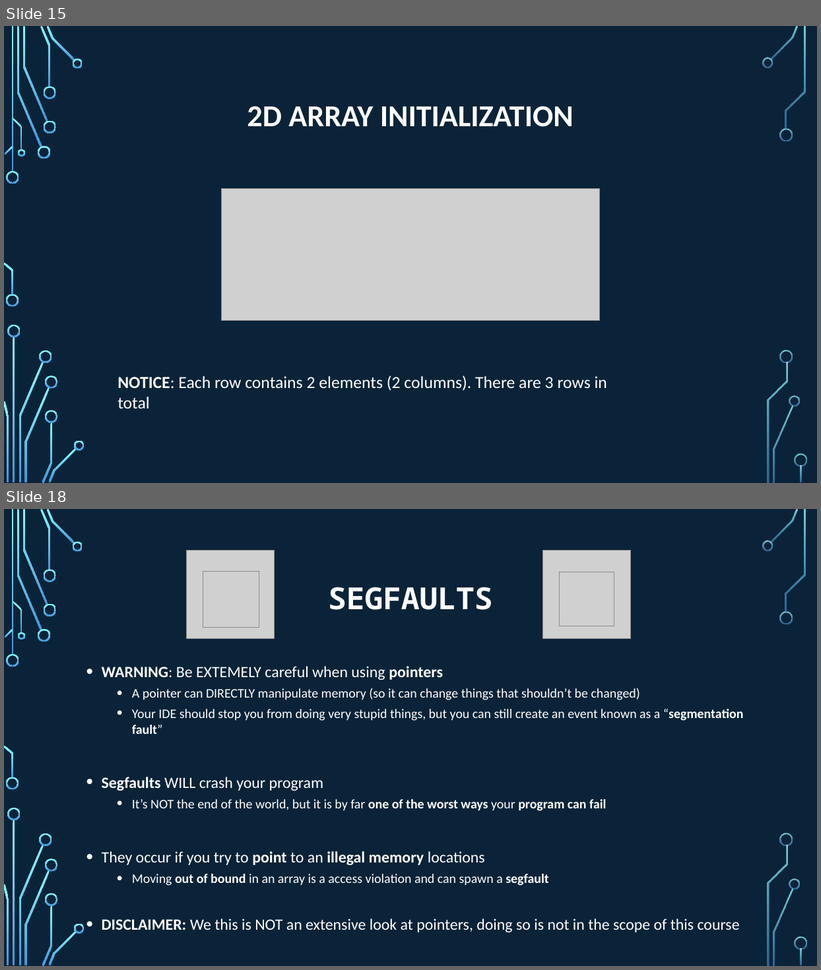
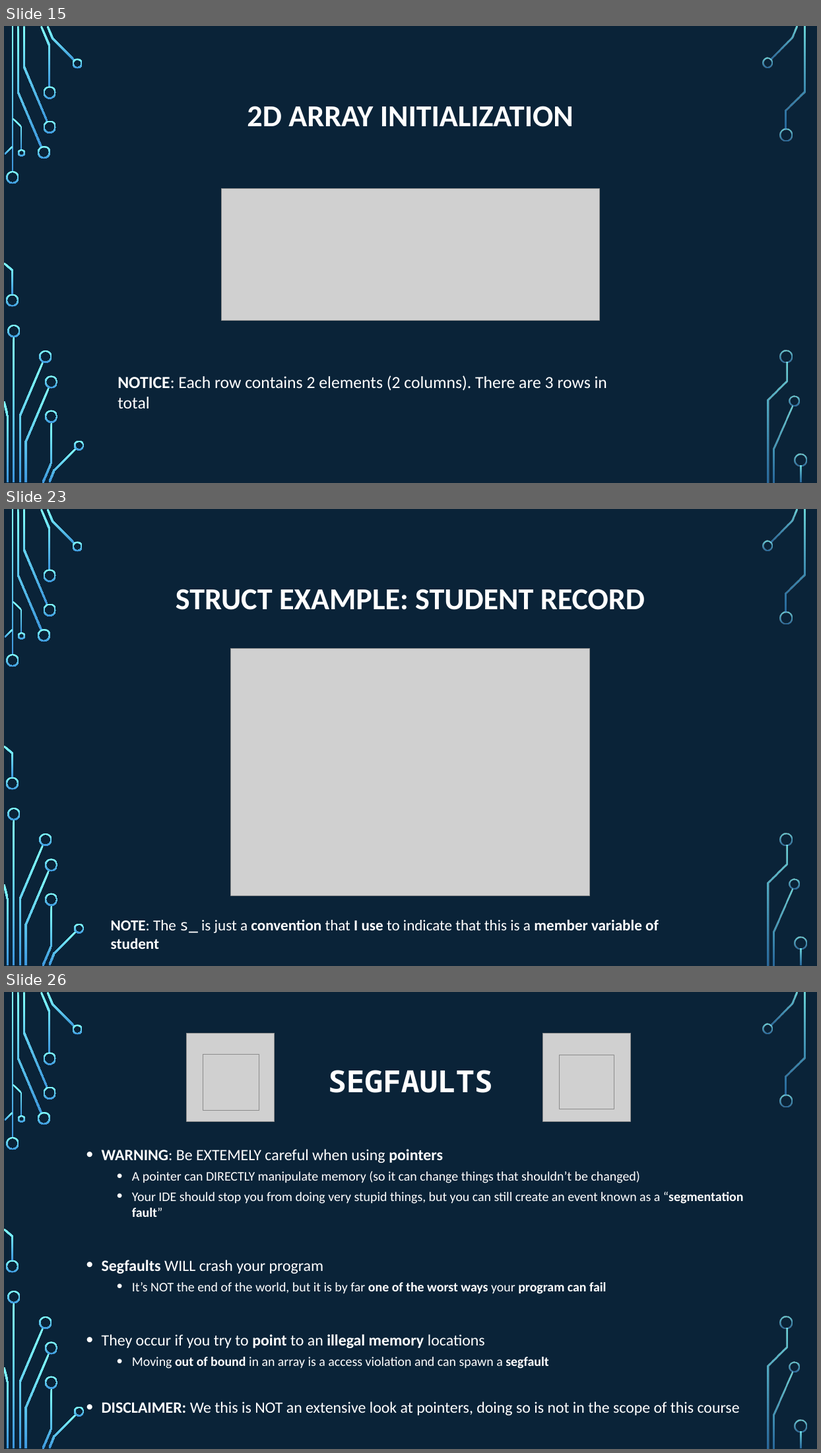
Before and after one commit to psypdt/ZIS_C-_Summer_Course_2019, a slide deck: Day_5/Day_5.pptx. Shown one above the other, each under a label of ours: slides 15 and 18 before the commit, slides 15, 23 and 26 after it; the slides between them are not shown. The pictures are 821x970 and 821x1453 pixels, drawn with LibreOffice and Linux fonts; fonts in the diff are those of the drawing; grey boxes stand for pictures; background and template pictures are left out. Boxes give left, top, right and bottom in pixels: in the first picture for what was removed or moved away, otherwise in the second. Text is boxed around its words. In the diff, an @@ line names an element or a change of style, - is before the commit and + after.

```diff
--- a/Day_5/Day_5.pptx
+++ b/Day_5/Day_5.pptx
@@ slide 23 added at bbox=[4, 509, 817, 966], background picture (left out); not listed: 36 template elements that a slide beside it also shows @@
@@ title added at bbox=[176, 589, 645, 610], 36 pt, text #FFFFFF, bold @@
+STRUCT EXAMPLE: STUDENT RECORD
@@ picture added at bbox=[231, 649, 590, 896] @@
@@ text added at bbox=[111, 920, 659, 933], 18 pt, text #FFFFFF, bold @@
+NOTE: The s_ is just a convention that I use to indicate that this is a member variable of student
@@ what was slide 18 is now slide 26 @@
```
Also in this commit, not shown: 1 slide changed, 8 other slides added, 1 slide removed, 1 other file.
